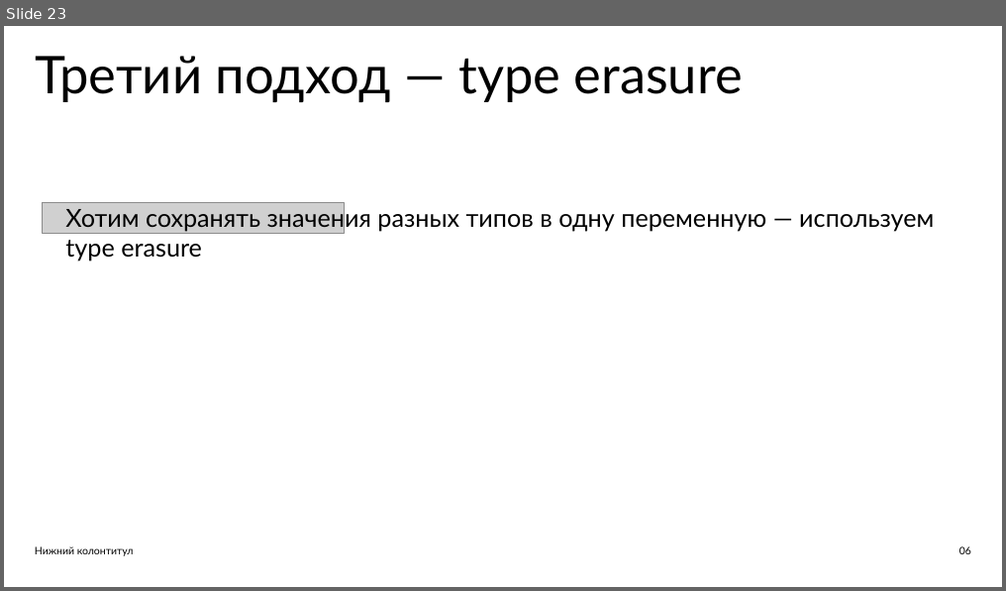
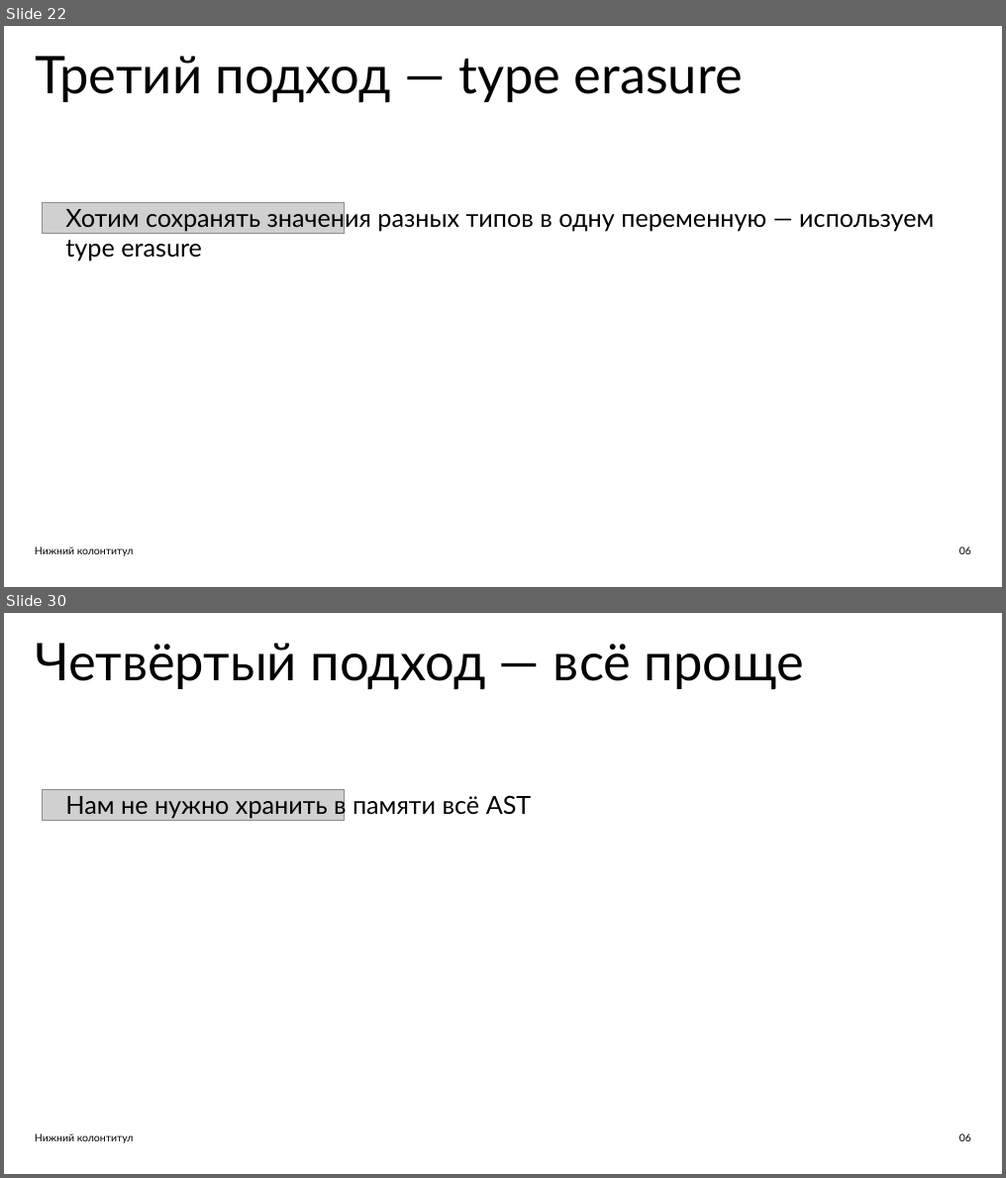
Before and after one commit to ishfb/zcc23, a slide deck: slides.pptx. Shown one above the other, each under a label of ours: slide 23 before the commit, slides 22 and 30 after it; the slides between them are not shown. The pictures are 1006x591 and 1006x1178 pixels, drawn with LibreOffice and Linux fonts; fonts in the diff are those of the drawing; grey boxes stand for pictures. Boxes give left, top, right and bottom in pixels: in the first picture for what was removed or moved away, otherwise in the second. Text is boxed around its words. In the diff, an @@ line names an element or a change of style, - is before the commit and + after.

```diff
--- a/slides.pptx
+++ b/slides.pptx
@@ slide 30 added at bbox=[4, 613, 1002, 1174], background #FFFFFF @@
@@ text added at bbox=[35, 643, 804, 689], 75 pt, text #000000 @@
+Четвёртый подход — всё проще
@@ picture added at bbox=[42, 789, 344, 820] @@
@@ rectangle added at bbox=[18, 791, 34, 810], fill #FFFFFF @@
@@ text added at bbox=[65, 793, 532, 819], 36 pt, text #000000 @@
+Нам не нужно хранить в памяти всё AST
@@ text added at bbox=[35, 1134, 134, 1144], 15 pt, text #000000 @@
+Нижний колонтитул
@@ text added at bbox=[959, 1134, 971, 1142], 15 pt, text #000000 @@
+06
@@ what was slide 23 is now slide 22 @@
```
Also in this commit, not shown: 7 other slides added, 1 slide removed, 1 other file.
